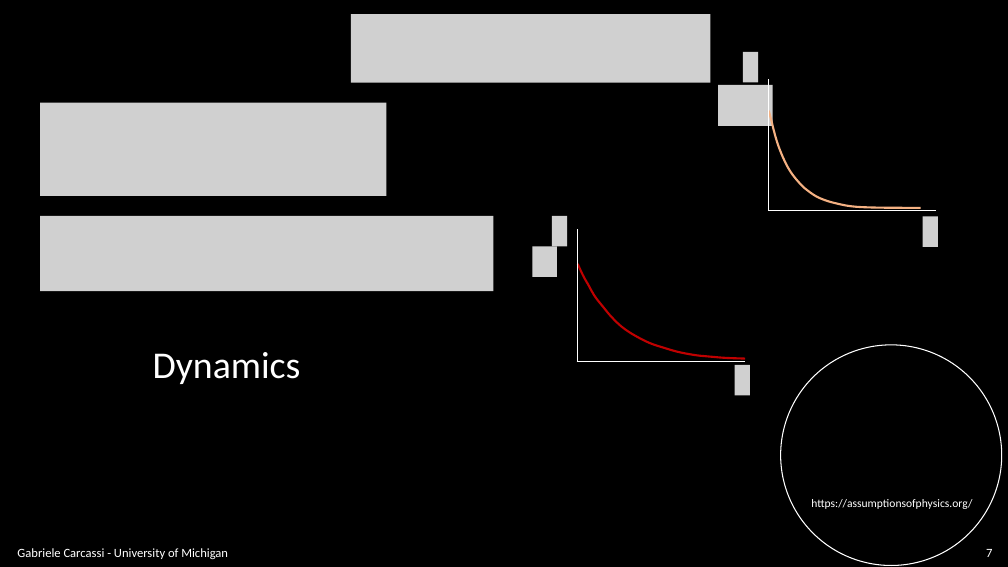
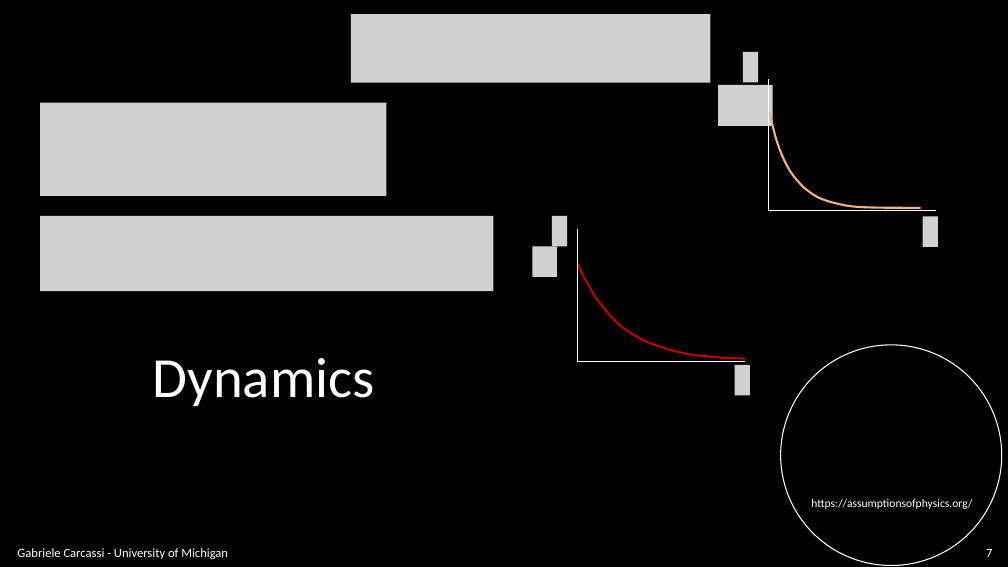
Before and after one commit to assumptionsofphysics/slides, a slide deck: slide 7 of BookCompanions-v2/RP-Class-2.pptx. Drawn at 1008x567 pixels with LibreOffice and Linux fonts; fonts in the diff are those of the drawing; grey boxes stand for pictures; background and template pictures are left out. Boxes give left, top, right and bottom in pixels: in the first picture for what was removed or moved away, otherwise in the second. Text is boxed around its words. In the diff, an @@ line names an element or a change of style, - is before the commit and + after.

```diff
--- a/BookCompanions-v2/RP-Class-2.pptx
+++ b/BookCompanions-v2/RP-Class-2.pptx
@@ text "Dynamics" at [153,358,375,406]: size 36 to 54 pt @@
```
Also in this commit, not shown: 6 other slides changed, 2 slides added, 1 other file.
